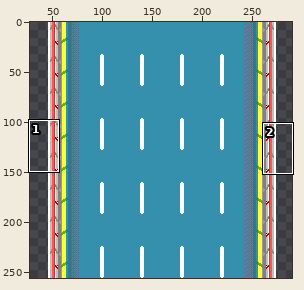
File history of a sprite sheet, res/sprites/road.png. Above: a wide view before the commit, with the close-up outlined.
Close-up. As it was:
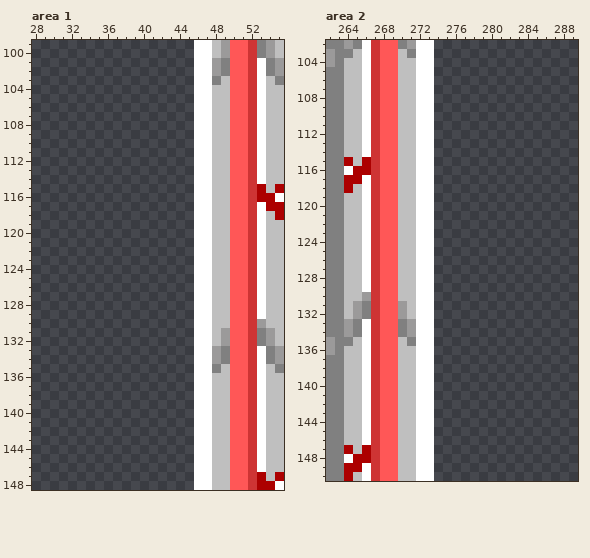
The file is 320x256 pixels. Shown: area 1: x 28..55, y 99..148; area 2: x 262..289, y 102..150. The wide view leaves out empty margins.
Now the later version:
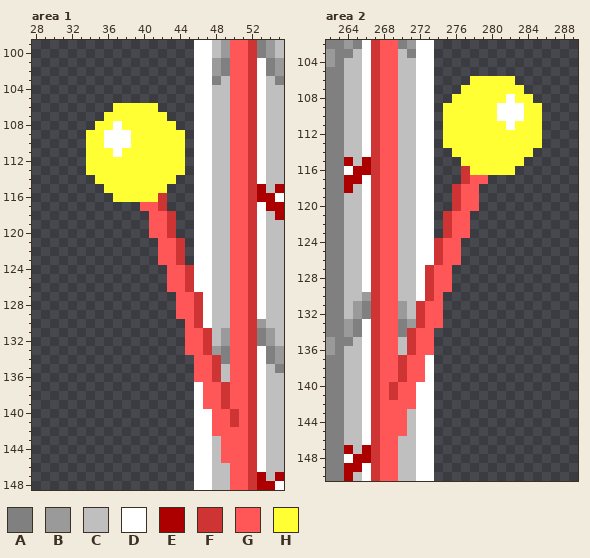
Palette (. is transparent): A #808080  B #9b9a9a  C #bfbfbf  D #ffffff  E #ac0000  F #ce3434  G #ff5757  H #ffff34
Difference:
Changed rows in their new state; - is an unchanged pixel.
Area 1:
first column x 34:
106 ---HHHHH---------
107 --HHHHHHH--------
108 -HHDHHHHHH-------
109 HHDDDHHHHHH------
110 HHDDDHHHHHH------
111 HHHDHHHHHHH------
112 HHHHHHHHHHH------
113 HHHHHHHHHHH------
114 -HHHHHHHHH-------
115 --HHHHHHH--------
116 ---HHHHHF--------
117 ------GGF--------
118 -------GGF-------
119 -------GGF-------
120 -------GGF-------
121 --------GGF------
122 --------GGF------
123 --------GGF------
124 ---------GGF-----
125 ---------GGF-----
126 ---------GGF-----
127 ----------GGF----
128 ----------GGF----
129 ----------GGF----
130 -----------GF----
131 -----------GGF---
132 -----------GGF---
133 -----------GGF---
134 ------------GGF--
135 ------------GGF--
136 ------------GGF--
137 -------------GGF-
138 -------------GGF-
139 -------------GGF-
140 --------------GGF
141 --------------GGF
142 --------------GG-
143 ---------------G-
144 ---------------G-
145 ---------------G-
Area 2:
first column x 269:
106 ---------HHHHH---
107 --------HHHHHHH--
108 -------HHHHHHDHH-
109 ------HHHHHHDDDHH
110 ------HHHHHHDDDHH
111 ------HHHHHHHDHHH
112 ------HHHHHHHHHHH
113 ------HHHHHHHHHHH
114 -------HHHHHHHHH-
115 --------HHHHHHH--
116 --------FHHHHH---
117 --------FGG------
118 -------FGG-------
119 -------FGG-------
120 -------FGG-------
121 ------FGG--------
122 ------FGG--------
123 ------FGG--------
124 -----FGG---------
125 -----FGG---------
126 -----FGG---------
127 ----FGG----------
128 ----FGG----------
129 ----FGG----------
130 ----FG-----------
131 ---FGG-----------
132 ---FGG-----------
133 ---FGG-----------
134 --FGG------------
135 --FGG------------
136 --FGG------------
137 -FGG-------------
138 -FGG-------------
139 -FGG-------------
140 FGG--------------
141 FGG--------------
142 -GG--------------
143 -G---------------
144 -G---------------
145 -G---------------
Changed places in both close-ups, as pixel boxes (x1, y1, x2, y2):
changed: (86, 103, 239, 463)
changed: (389, 76, 542, 436)
